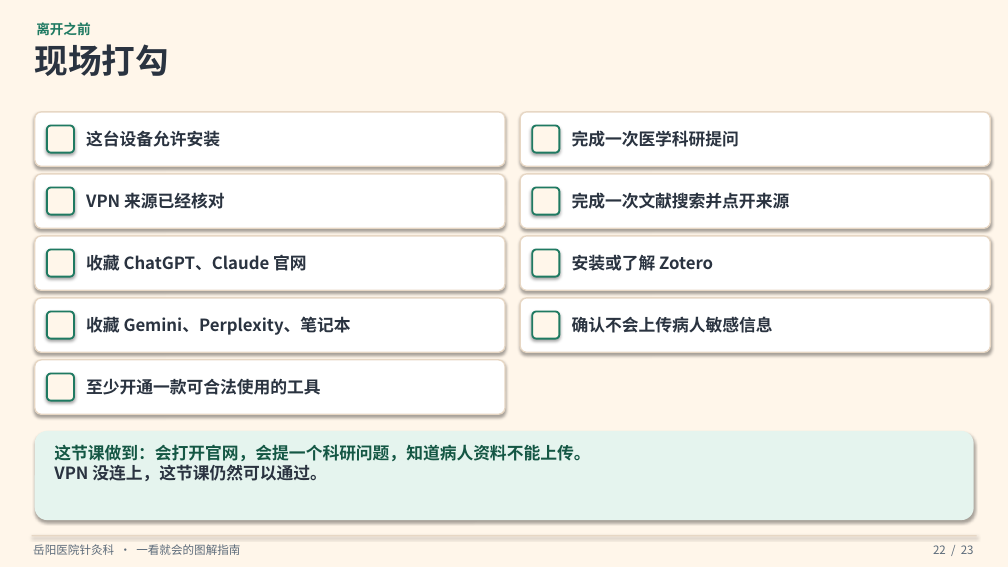
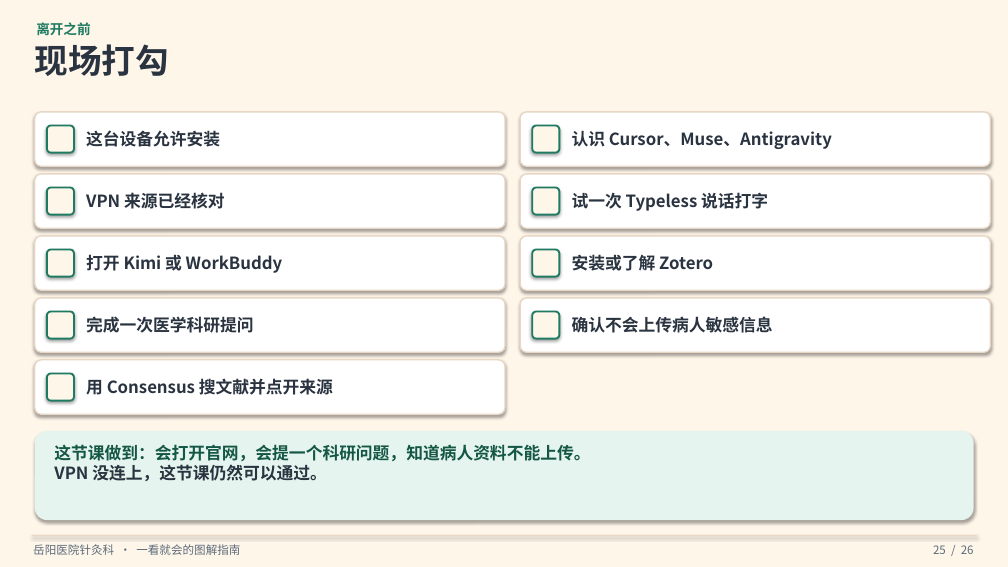
Before and after one commit to hujigang2010-maker/AIDEN, a slide deck: slide 25 of output/岳阳医院针灸科-VPN及国外AI软件安装使用指南.pptx (slide 22 before the commit). Drawn at 1008x567 pixels with LibreOffice and Linux fonts; fonts in the diff are those of the drawing. Boxes give left, top, right and bottom in pixels: in the first picture for what was removed or moved away, otherwise in the second. Text is boxed around its words. In the diff, an @@ line names an element or a change of style, - is before the commit and + after.

```diff
--- a/output/岳阳医院针灸科-VPN及国外AI软件安装使用指南.pptx
+++ b/output/岳阳医院针灸科-VPN及国外AI软件安装使用指南.pptx
@@ text at (x1=572, y1=131, x2=832, y2=149): text changed @@
-完成一次医学科研提问
+认识 Cursor、Muse、Antigravity
@@ text at (x1=572, y1=192, x2=768, y2=211): text changed @@
-完成一次文献搜索并点开来源
+试一次 Typeless 说话打字
@@ text at (x1=86, y1=254, x2=282, y2=273): text changed @@
-收藏 ChatGPT、Claude 官网
+打开 Kimi 或 WorkBuddy
@@ text at (x1=86, y1=316, x2=253, y2=333): text changed @@
-收藏 Gemini、Perplexity、笔记本
+完成一次医学科研提问
@@ text at (x1=86, y1=378, x2=333, y2=395): text changed @@
-至少开通一款可合法使用的工具
+用 Consensus 搜文献并点开来源
@@ text at (x1=933, y1=545, x2=974, y2=554): text changed @@
-22 / 23
+25 / 26
```
Also in this commit, not shown: 20 other slides changed, 5 slides added, 2 slides removed, 4 other files.
